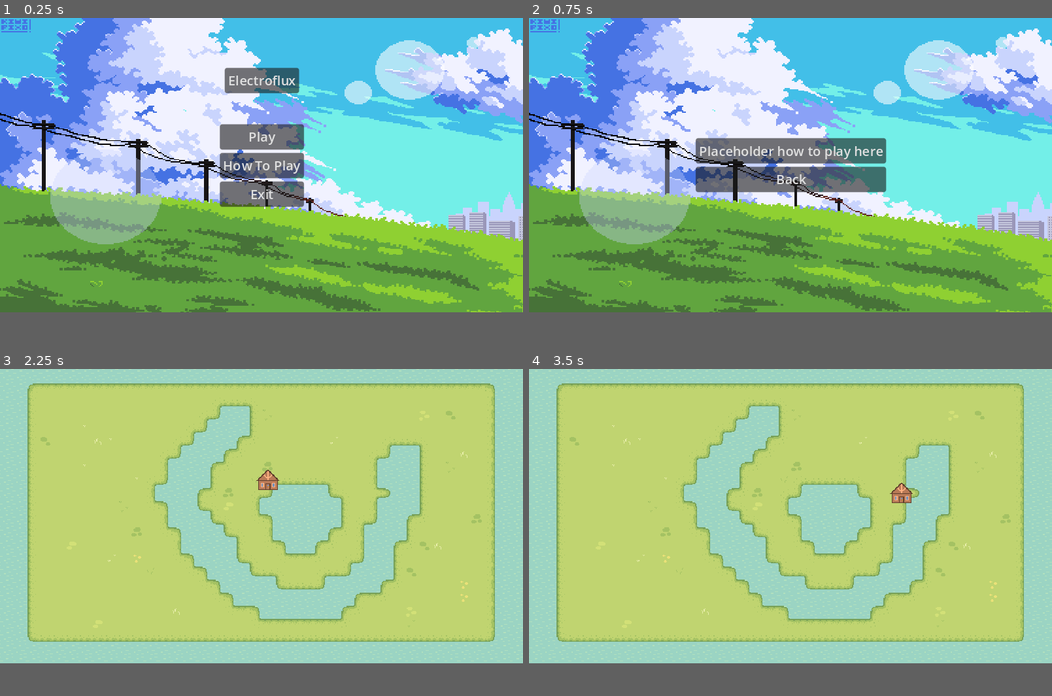
Above: before the commit, frames 1-4 (two rows, left to right).
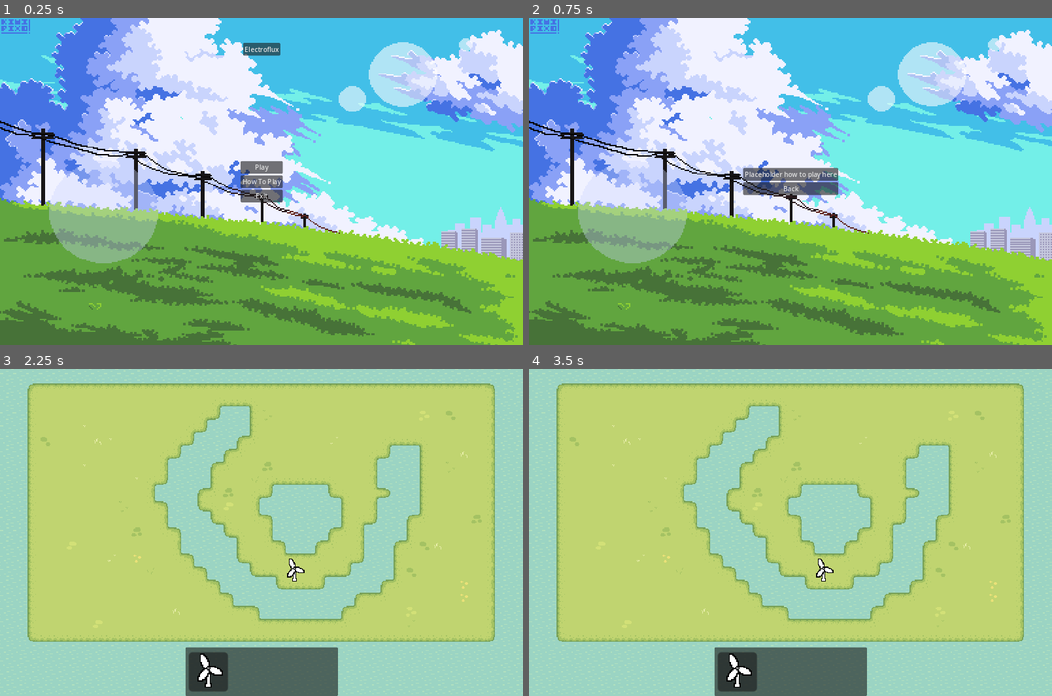
Above: after the commit, the same moments.

Repository: HasaanToor/Electroflux
Game: Godot game, scene res://MainMenu/MainMenu.tscn
Two runs of this game, one before a commit and one after it. Both use one fixed random seed, a clock stepped at 60 frames per second and the inputs below.
Inputs (mouse positions are in pixels of both pictures, inside the frame that each line leads up to):
- Up to frame 1 (0.25 s): no input
- Up to frame 2 (0.75 s): click "How To Play" at 0.5 s
- Up to frame 3 (2.25 s): click "Back" at 1.25 s; click "Play" at 2 s
- Up to frame 4 (3.5 s): tap Enter at 2.75 s; move the mouse to (905, 499) at 2.77 s; click (905, 499) at 2.92 s
In our replay, the window is 800x450 before the commit and 800x500 after it. These sizes can differ from the game's own. Grey fills any space a smaller window leaves; there, only what the larger window draws over its background counts as a difference.

The runs differ from the first frame. In frame 1, 45% of the frame differs, in the area x 0-100%, y 0-100%; in frame 2, 45%; in frame 3, 4.7%; in frame 4, 4.7%.

Commit message:
Added Windmill

Diff:
--- a/Godot Project Files/MainMenu/HowToPlayMenu.tscn
+++ b/Godot Project Files/MainMenu/HowToPlayMenu.tscn
@@ -13,7 +13,7 @@
 script = ExtResource("1_oygl3")
 
 [node name="Sprite2D" type="Sprite2D" parent="."]
-scale = Vector2(0.34, 0.29)
+scale = Vector2(0.66875, 0.628125)
 texture = ExtResource("2_yhg1h")
 centered = false
 
--- a/Godot Project Files/MainMenu/MainMenu.tscn
+++ b/Godot Project Files/MainMenu/MainMenu.tscn
@@ -13,7 +13,7 @@
 script = ExtResource("1_6sr1y")
 
 [node name="Sprite2D" type="Sprite2D" parent="."]
-scale = Vector2(0.34, 0.29)
+scale = Vector2(0.66875, 0.628906)
 texture = ExtResource("2_nv4ns")
 centered = false
 
--- a/Godot Project Files/Placeables/House.tscn
+++ /dev/null
@@ -1,18 +0,0 @@
-[gd_scene load_steps=4 format=3 uid="uid://c4ux08nxfmpfv"]
-
-[ext_resource type="Texture2D" uid="uid://l8q0gcfwp7sh" path="res://Assets/Buildings/House.png" id="1_etmjr"]
-[ext_resource type="Script" path="res://Scripts/Placeables/House.gd" id="2_uhqgi"]
-
-[sub_resource type="RectangleShape2D" id="RectangleShape2D_3mf0f"]
-size = Vector2(30, 30)
-
-[node name="House" type="Sprite2D"]
-texture = ExtResource("1_etmjr")
-centered = false
-script = ExtResource("2_uhqgi")
-
-[node name="Area2D" type="Area2D" parent="."]
-
-[node name="CollisionShape2D" type="CollisionShape2D" parent="Area2D"]
-position = Vector2(16, 16)
-shape = SubResource("RectangleShape2D_3mf0f")
--- /dev/null
+++ b/Godot Project Files/Placeables/Windmill.gd
@@ -0,0 +1,26 @@
+extends StaticBody2D
+
+var objectsInRange = []
+var currObject
+
+
+
+func _on_tower_body_entered(body):
+	# if "House" in body.name:
+
+	var tempArray = []
+	objectsInRange = get_node("Tower").get_overlapping_bodies() # gets the objects in the range of the tower
+
+	for i in objectsInRange:
+		if "House" in i.name:
+			tempArray.append(i)
+
+
+
+
+
+
+
+
+func _on_tower_body_exited(body):
+	pass # Replace with function body.
--- /dev/null
+++ b/Godot Project Files/Placeables/Windmill.tscn
@@ -0,0 +1,29 @@
+[gd_scene load_steps=5 format=3 uid="uid://lntg0ks1dh01"]
+
+[ext_resource type="Texture2D" uid="uid://dx4d6kxpyp0sn" path="res://Assets/Buildings/Windmill.png" id="1_ohuw5"]
+[ext_resource type="Script" path="res://Placeables/Windmill.gd" id="1_vuoih"]
+
+[sub_resource type="RectangleShape2D" id="RectangleShape2D_4wvq8"]
+size = Vector2(32, 32)
+
+[sub_resource type="CircleShape2D" id="CircleShape2D_yic5c"]
+radius = 80.0
+
+[node name="Windmill" type="StaticBody2D"]
+script = ExtResource("1_vuoih")
+
+[node name="CollisionShape2D" type="CollisionShape2D" parent="."]
+shape = SubResource("RectangleShape2D_4wvq8")
+
+[node name="Windmill" type="Sprite2D" parent="."]
+texture = ExtResource("1_ohuw5")
+
+[node name="Tower" type="Area2D" parent="."]
+
+[node name="CollisionShape2D" type="CollisionShape2D" parent="Tower"]
+shape = SubResource("CircleShape2D_yic5c")
+
+[node name="Node" type="Node" parent="."]
+
+[connection signal="body_entered" from="Tower" to="." method="_on_tower_body_entered"]
+[connection signal="body_exited" from="Tower" to="." method="_on_tower_body_exited"]
--- /dev/null
+++ b/Godot Project Files/Placeables/WindmillPanel.gd
@@ -0,0 +1,4 @@
+extends Panel
+
+func _on_gui_input(event):
+	pass # Replace with function body.
--- /dev/null
+++ b/Godot Project Files/Placeables/WindmillPanel.tscn
@@ -0,0 +1,16 @@
+[gd_scene load_steps=3 format=3 uid="uid://bfe2h1m5y5qif"]
+
+[ext_resource type="Script" path="res://Placeables/WindmillPanel.gd" id="1_bbnm0"]
+[ext_resource type="Texture2D" uid="uid://dx4d6kxpyp0sn" path="res://Assets/Buildings/Windmill.png" id="2_pdh85"]
+
+[node name="WindmillPanel" type="Panel"]
+custom_minimum_size = Vector2(32, 32)
+offset_right = 32.0
+offset_bottom = 32.0
+script = ExtResource("1_bbnm0")
+
+[node name="Windmill" type="Sprite2D" parent="."]
+position = Vector2(16, 16)
+texture = ExtResource("2_pdh85")
+
+[connection signal="gui_input" from="." to="." method="_on_gui_input"]
--- a/Godot Project Files/Scenes/Level1.tscn
+++ b/Godot Project Files/Scenes/Level1.tscn
@@ -1,9 +1,10 @@
-[gd_scene load_steps=8 format=3 uid="uid://d32xvvwbx0ne3"]
+[gd_scene load_steps=9 format=3 uid="uid://d32xvvwbx0ne3"]
 
 [ext_resource type="Script" path="res://Scenes/Level1.gd" id="1_2vj1u"]
 [ext_resource type="Texture2D" uid="uid://q7547kae3jy6" path="res://Assets/Tilesets/Grass.png" id="1_xi7mo"]
 [ext_resource type="Texture2D" uid="uid://drmuuyqu0boeg" path="res://Assets/Tilesets/Water.png" id="2_gmjqf"]
-[ext_resource type="PackedScene" uid="uid://c4ux08nxfmpfv" path="res://Placeables/House.tscn" id="4_js23w"]
+[ext_resource type="PackedScene" uid="uid://lntg0ks1dh01" path="res://Placeables/Windmill.tscn" id="5_726mp"]
+[ext_resource type="PackedScene" uid="uid://csrpnmf04tsb" path="res://Scenes/UI.tscn" id="5_xcasp"]
 
 [sub_resource type="TileSetAtlasSource" id="TileSetAtlasSource_adgg0"]
 texture = ExtResource("1_xi7mo")
@@ -91,6 +92,7 @@
 sources/2 = SubResource("TileSetAtlasSource_x04rr")
 
 [node name="Level1" type="Node2D"]
+scale = Vector2(2, 2)
 script = ExtResource("1_2vj1u")
 
 [node name="TileMap" type="TileMap" parent="."]
@@ -114,4 +116,9 @@
 layer_2/tile_data = PackedInt32Array(0, 65538, 0, 65536, 65538, 0, 131072, 65538, 0, 196608, 2, 0, 262144, 65538, 0, 32 …(18357 unchanged characters)…
 metadata/_edit_lock_ = true
 
-[node name="House" parent="." instance=ExtResource("4_js23w")]
+[node name="Towers" type="Node2D" parent="."]
+
+[node name="Windmill" parent="Towers" instance=ExtResource("5_726mp")]
+position = Vector2(360.5, 247)
+
+[node name="UI" parent="." instance=ExtResource("5_xcasp")]
--- /dev/null
+++ b/Godot Project Files/Scenes/UI.tscn
@@ -0,0 +1,32 @@
+[gd_scene load_steps=2 format=3 uid="uid://csrpnmf04tsb"]
+
+[ext_resource type="PackedScene" uid="uid://bfe2h1m5y5qif" path="res://Placeables/WindmillPanel.tscn" id="1_mb35s"]
+
+[node name="UI" type="CanvasLayer"]
+
+[node name="Panel" type="Panel" parent="."]
+anchors_preset = 7
+anchor_left = 0.5
+anchor_top = 1.0
+anchor_right = 0.5
+anchor_bottom = 1.0
+offset_left = -186.5
+offset_top = -119.0
+offset_right = 186.5
+grow_horizontal = 2
+grow_vertical = 0
+size_flags_horizontal = 4
+size_flags_vertical = 0
+
+[node name="FlowContainer" type="FlowContainer" parent="Panel"]
+layout_mode = 0
+offset_left = 8.0
+offset_top = 12.0
+offset_right = 128.0
+offset_bottom = 45.0
+scale = Vector2(3, 3)
+theme_override_constants/h_separation = 10
+theme_override_constants/v_separation = 10
+
+[node name="WindmillPanel" parent="Panel/FlowContainer" instance=ExtResource("1_mb35s")]
+layout_mode = 2
--- a/Godot Project Files/Scripts/Placeables/House.gd
+++ /dev/null
@@ -1,21 +0,0 @@
-extends Sprite2D
-
-
-# Called when the node enters the scene tree for the first time.
-func _ready():
-	pass
-
-
-# Called every frame. 'delta' is the elapsed time since the previous frame.
-func _process(_delta):
-	# gets the top left position (origin) of the tile the mouse is hovering over and sets that as the position for the sprite
-	var mouse_tile = GameManager.tilemap.local_to_map(get_global_mouse_position() - Vector2(16,20))
-	var local_pos = GameManager.tilemap.map_to_local(mouse_tile)
-	var world_pos = GameManager.tilemap.to_global(local_pos)
-	global_position = world_pos
-
-
-func _unhandled_input(event):
-	if event is InputEventMouseButton && event.pressed && event.button_index == MOUSE_BUTTON_LEFT:
-		set_process(false)
-		set_process_unhandled_input(false)
--- a/Godot Project Files/project.godot
+++ b/Godot Project Files/project.godot
@@ -22,9 +22,8 @@
 [display]
 
 window/size/viewport_width=1280
-window/size/viewport_height=720
+window/size/viewport_height=800
 window/stretch/mode="canvas_items"
-window/stretch/scale=2.0
 
 [input]
 
